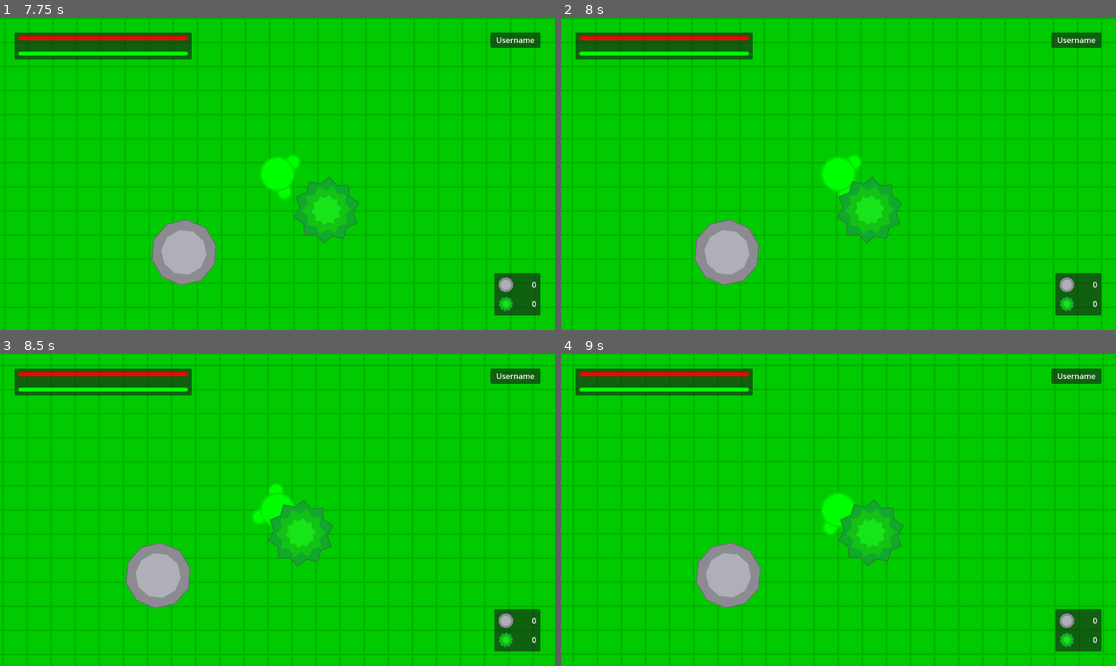
Above: before the commit, frames 1-4 (two rows, left to right).
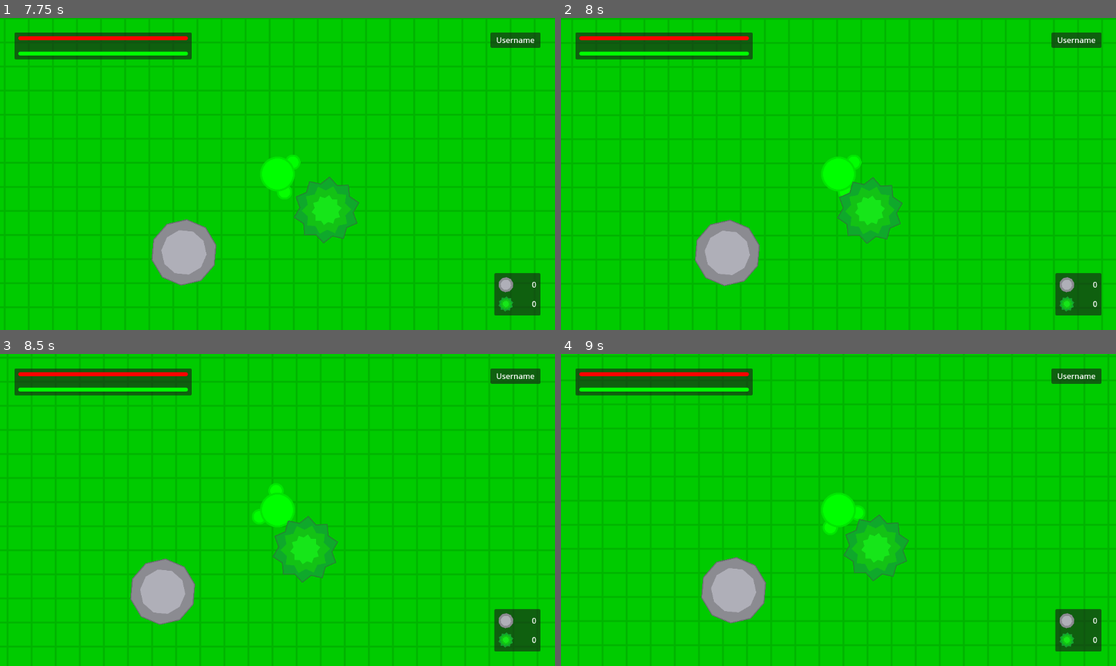
Above: after the commit, the same moments.

Repository: ColormaticStudios/runic-godot
Game: Godot game, scene res://scenes/world.tscn
The game is run twice, just before and just after one commit, with the same random seed, the same clock (stepped at 60 frames per second) and the same inputs.
Inputs (mouse positions are in pixels of both pictures, inside the frame that each line leads up to):
- Up to frame 1 (7.75 s): tap Enter at 0.5 s; move the mouse to (249, 236) at 0.52 s; press the mouse at (249, 236) at 0.53 s; hold W (move_up) 0.53-2.03 s; move the mouse to (444, 220) at 1.27 s; release the mouse at (444, 220) at 1.28 s; click (444, 220) at 1.35 s; move the mouse to (111, 127) at 2.02 s; press the mouse at (111, 127) at 2.03 s; hold A (move_left) 2.03-3.53 s; move the mouse to (305, 174) at 2.77 s; release the mouse at (305, 174) at 2.78 s; click (305, 174) at 2.85 s; move the mouse to (194, 96) at 3.52 s; press the mouse at (194, 96) at 3.53 s; hold S (move_down) 3.53-4.28 s; move the mouse to (399, 158) at 4.27 s; release the mouse at (399, 158) at 4.28 s; hold D (move_right) 4.28-5.03 s; click (399, 158) at 4.35 s; tap Space at 5 s; move the mouse to (166, 189) at 5.02 s; press the mouse at (166, 189) at 5.03 s; hold W (move_up) 5.03-5.78 s; move the mouse to (333, 105) at 5.77 s; release the mouse at (333, 105) at 5.78 s; hold D (move_right) from 5.78 s (still down); click (333, 105) at 5.85 s; move the mouse to (249, 236) at 6.52 s; press the mouse at (249, 236) at 6.53 s; move the mouse to (444, 220) at 7.27 s; release the mouse at (444, 220) at 7.28 s; click (444, 220) at 7.35 s
- Up to frame 2 (8 s): keep holding D (move_right)
- Up to frame 3 (8.5 s): move the mouse to (111, 463) at 8.02 s; release D (move_right) at 8.03 s; press the mouse at (111, 463) at 8.03 s; hold S (move_down) from 8.03 s (still down)
- Up to frame 4 (9 s): move the mouse to (866, 510) at 8.77 s; release S (move_down) at 8.78 s; release the mouse at (866, 510) at 8.78 s; hold A (move_left) from 8.78 s (still down); click (866, 510) at 8.85 s

Frame 1 is identical in both runs. In frame 2, 0.2% of the frame differs, in the area x 24-62%, y 50-86%; in frame 3, 3.5%, in the area x 22-61%, y 46-87%; in frame 4, 3.4%.

Commit message:
Add object hit animation

Diff:
--- a/data/character/character.gd
+++ b/data/character/character.gd
@@ -31,6 +31,7 @@
 				var hit_object = $body_pivot/raycast.get_collider()
 				if hit_object.type == "resource":
 					inventory[hit_object.resource_type] += 1
+					hit_object.get_node("animation").play("hit")
 
 	#update inventory HUD
 	$hud/inventory/stone_label.text = str(inventory.stone)
--- a/data/objects/stone.tscn
+++ b/data/objects/stone.tscn
@@ -1,6 +1,6 @@
-[gd_scene load_steps=4 format=3 uid="uid://ikvaekbnft70"]
+[gd_scene load_steps=6 format=3 uid="uid://ikvaekbnft70"]
 
-[ext_resource type="Texture2D" uid="uid://ttb1b3k07qu5" path="res://textures/world/biome/forest/boulder.svg" id="1_474a4"]
+[ext_resource type="Texture2D" uid="uid://ttb1b3k07qu5" path="res://textures/world/boulder.svg" id="1_wuryf"]
 
 [sub_resource type="GDScript" id="GDScript_d7f4g"]
 script/source = "extends StaticBody2D
@@ -13,13 +13,38 @@
 [sub_resource type="CircleShape2D" id="CircleShape2D_fb1fv"]
 radius = 64.0
 
+[sub_resource type="Animation" id="Animation_k7egg"]
+resource_name = "hit"
+length = 0.2
+tracks/0/type = "value"
+tracks/0/imported = false
+tracks/0/enabled = true
+tracks/0/path = NodePath("body:scale")
+tracks/0/interp = 2
+tracks/0/loop_wrap = true
+tracks/0/keys = {
+"times": PackedFloat32Array(0, 0.1, 0.2),
+"transitions": PackedFloat32Array(1, 1, 1),
+"update": 0,
+"values": [Vector2(0.2, 0.2), Vector2(0.18, 0.18), Vector2(0.2, 0.2)]
+}
+
+[sub_resource type="AnimationLibrary" id="AnimationLibrary_mynaq"]
+_data = {
+"hit": SubResource("Animation_k7egg")
+}
+
 [node name="stone" type="StaticBody2D"]
 script = SubResource("GDScript_d7f4g")
 
 [node name="collision" type="CollisionShape2D" parent="."]
-visible = false
 shape = SubResource("CircleShape2D_fb1fv")
 
 [node name="body" type="Sprite2D" parent="."]
 scale = Vector2(0.2, 0.2)
-texture = ExtResource("1_474a4")
+texture = ExtResource("1_wuryf")
+
+[node name="animation" type="AnimationPlayer" parent="."]
+libraries = {
+"": SubResource("AnimationLibrary_mynaq")
+}
--- a/data/objects/tree.tscn
+++ b/data/objects/tree.tscn
@@ -11,10 +11,31 @@
 "
 
 [sub_resource type="CircleShape2D" id="CircleShape2D_fb1fv"]
-radius = 32.0
+radius = 64.0
+
+[sub_resource type="Animation" id="Animation_k7egg"]
+resource_name = "hit"
+length = 0.2
+tracks/0/type = "value"
+tracks/0/imported = false
+tracks/0/enabled = true
+tracks/0/path = NodePath("body:scale")
+tracks/0/interp = 2
+tracks/0/loop_wrap = true
+tracks/0/keys = {
+"times": PackedFloat32Array(0, 0.1, 0.2),
+"transitions": PackedFloat32Array(1, 1, 1),
+"update": 0,
+"values": [Vector2(0.2, 0.2), Vector2(0.18, 0.18), Vector2(0.2, 0.2)]
+}
+
+[sub_resource type="AnimationLibrary" id="AnimationLibrary_mynaq"]
+_data = {
+"hit": SubResource("Animation_k7egg")
+}
 
 [node name="tree" type="StaticBody2D"]
-script = SubResource("GDScript_d7f4g")
+script = SubResource("GDScript_si3d7")
 
 [node name="collision" type="CollisionShape2D" parent="."]
 shape = SubResource("CircleShape2D_fb1fv")
@@ -22,3 +43,8 @@
 [node name="body" type="Sprite2D" parent="."]
 scale = Vector2(0.2, 0.2)
 texture = ExtResource("1_nvko3")
+
+[node name="animation" type="AnimationPlayer" parent="."]
+libraries = {
+"": SubResource("AnimationLibrary_mynaq")
+}
Not shown: 1 places in data/objects/tree.tscn that only renumber resources
